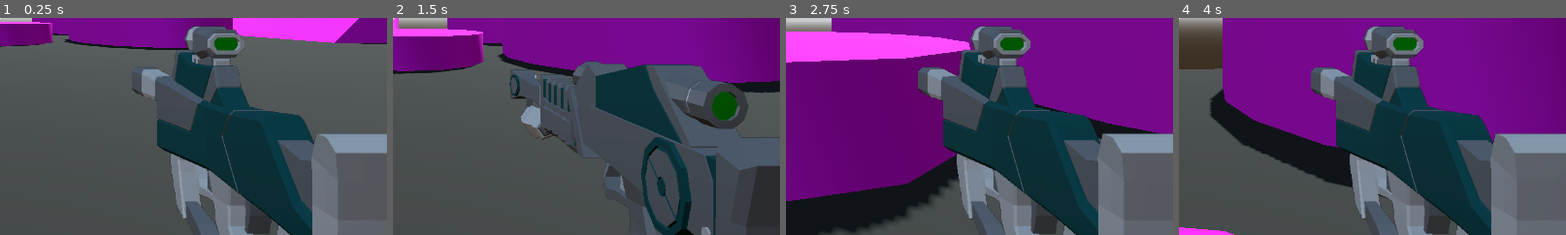
Above: before the commit, frames 1-4 (left to right).
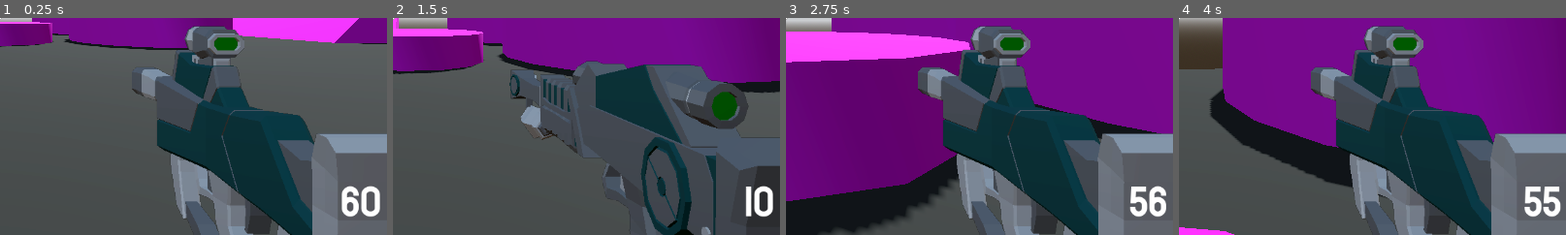
Above: after the commit, the same moments.

Repository: uj404/RoboRampage_FPSGodot
Game: Godot game, scene res://Levels/SandBox.tscn
Same seed, same stepped clock (60 frames per second), same inputs: the game is played once before the commit and once after it.
Inputs (mouse positions are % of the whole screen's width and height, from its top left):
- Up to frame 1 (0.25 s): no input
- Up to frame 2 (1.5 s): tap Enter at 0.5 s; move the mouse to (55, 50) at 0.52 s; press the mouse at (55, 50) at 0.53 s; hold W (move_forward) from 0.53 s (still down); tap Space (jump) at 0.77 s; tap 1 (weapon_1) at 0.8, 1.35 s; move the mouse to (45, 50) at 1.27 s; release the mouse at (45, 50) at 1.28 s
- Up to frame 3 (2.75 s): keep holding W (move_forward); tap Space (jump) at 1.52 s; tap 2 (weapon_2) at 1.55 s; move the mouse to (52, 48) at 2.02 s; hold 2 (weapon_2) from 2.03 s (still down); click (52, 48) at 2.3 s
- Up to frame 4 (4 s): keep holding W (move_forward); move the mouse to (49, 52) at 2.77 s; release 2 (weapon_2) at 2.78 s; click (49, 52) at 2.85 s; tap Space (jump) at 3.02, 3.77 s; tap 1 (weapon_1) at 3.05 s; move the mouse to (57, 51) at 3.52 s; hold Mouse wheel down (last_weapon) from 3.53 s (still down); tap 2 (weapon_2) at 3.8 s
The pictures show only the part of the screen within x 50-100%, y 50-100%; the shares and areas given below are measured in that part.

The runs differ from the first frame. In frame 1, 0.9% of the frame differs, in the area x 88-99%, y 77-92%; in frame 2, 0.7%; in frame 3, 0.9%; in frame 4, 0.9%.

Commit message:
ammo tracking, labels & pickups

Diff:
--- a/Levels/SandBox.tscn
+++ b/Levels/SandBox.tscn
@@ -4,6 +4,7 @@
 [ext_resource type="Material" uid="uid://kfy744f348gb" path="res://Levels/Materials/GrayMaterial.tres" id="1_r8rh2"]
 [ext_resource type="Material" uid="uid://chn0hdd3ssx50" path="res://Levels/Materials/PinkMaterial.tres" id="3_yawbu"]
 [ext_resource type="PackedScene" uid="uid://c26nqbn1jvr1n" path="res://Enemy/enemy.tscn" id="4_yawbu"]
+[ext_resource type="PackedScene" uid="uid://ctgrqsudug5ti" path="res://Pickups/pickup.tscn" id="5_bpqh8"]
 
 [sub_resource type="ProceduralSkyMaterial" id="ProceduralSkyMaterial_2b7vw"]
 sky_horizon_color = Color(0.66224277, 0.6717428, 0.6867428, 1)
@@ -263,3 +264,6 @@
 
 [node name="Enemy" parent="." unique_id=845951415 instance=ExtResource("4_yawbu")]
 transform = Transform3D(1, 0, 0, 0, 1, 0, 0, 0, 1, 13, 1, 8)
+
+[node name="Pickup" parent="." unique_id=663822267 instance=ExtResource("5_bpqh8")]
+transform = Transform3D(1, 0, 0, 0, 1, 0, 0, 0, 1, -6, 1, 0)
--- /dev/null
+++ b/Pickups/pickup.gd
@@ -0,0 +1,9 @@
+extends Area3D
+
+@export var ammo_type: AmmoHandler.ammo_type
+@export var amount: int = 20
+
+func _on_body_entered(body: Node3D) -> void:
+    if body.is_in_group("player"):
+        body.ammo_handler.add_ammo(ammo_type, amount)
+        queue_free()
--- /dev/null
+++ b/Pickups/pickup.tscn
@@ -0,0 +1,21 @@
+[gd_scene format=3 uid="uid://ctgrqsudug5ti"]
+
+[ext_resource type="Script" uid="uid://1kwmep1rjb50" path="res://Pickups/pickup.gd" id="1_0pywb"]
+
+[sub_resource type="BoxMesh" id="BoxMesh_j6dbu"]
+size = Vector3(0.5, 0.5, 0.5)
+
+[sub_resource type="SphereShape3D" id="SphereShape3D_j6dbu"]
+radius = 1.0
+
+[node name="Pickup" type="Area3D" unique_id=663822267]
+script = ExtResource("1_0pywb")
+
+[node name="AmmoMesh" type="MeshInstance3D" parent="." unique_id=13738821]
+transform = Transform3D(0.70710677, -0.70710677, 0, 0.49999997, 0.49999997, -0.70710677, 0.49999997, 0.49999997, 0.70710677, 0, 0, 0)
+mesh = SubResource("BoxMesh_j6dbu")
+
+[node name="CollisionShape3D" type="CollisionShape3D" parent="." unique_id=1317068882]
+shape = SubResource("SphereShape3D_j6dbu")
+
+[connection signal="body_entered" from="." to="." method="_on_body_entered"]
--- a/Player/WeaponHandler.gd
+++ b/Player/WeaponHandler.gd
@@ -21,6 +21,8 @@
 		if child == active_weapon:
 			child.visible = true
 			child.set_process(true)
+			child.ammo_handler.update_ammo_label(child.ammo_type)
+
 		else:
 			child.visible = false
 			child.set_process(false)
--- /dev/null
+++ b/Player/ammo_handler.gd
@@ -0,0 +1,29 @@
+extends Node
+class_name AmmoHandler
+
+@export var ammo_label: Label
+
+enum ammo_type {
+	BULLET,
+	SMALL_BULLET
+}
+
+var ammo_storage := {
+	ammo_type.BULLET: 10,
+	ammo_type.SMALL_BULLET: 60
+}
+
+func has_ammo(type: ammo_type) -> bool:
+	return ammo_storage[type] > 0
+
+func use_ammo(type: ammo_type) -> void:
+	if has_ammo(type):
+		ammo_storage[type] -= 1
+		update_ammo_label(type)
+
+func add_ammo(type: ammo_type, amount: int) -> void:
+	ammo_storage[type] += amount
+	update_ammo_label(type)
+
+func update_ammo_label(type: ammo_type) -> void:
+	ammo_label.text = str(ammo_storage[type])
--- a/Player/player.gd
+++ b/Player/player.gd
@@ -9,6 +9,7 @@
 @onready var camera_pivot: Node3D = $CameraPivot
 @onready var damage_animation_player: AnimationPlayer = $DamageTexture/DamageAnimationPlayer
 @onready var game_over_menu: Control = $GameOverMenu
+@onready var ammo_handler: Node = $SubViewportContainer/SubViewport/WeaponCamera/AmmoHandler
 
 var mouse_motion := Vector2.ZERO
 var hitpoints : int = max_hitpoints:
--- a/Player/player.tscn
+++ b/Player/player.tscn
@@ -7,14 +7,16 @@
 [ext_resource type="PackedScene" uid="uid://0mecb5mbamv1" path="res://Weapons/SMG.tscn" id="3_gwnis"]
 [ext_resource type="Script" uid="uid://bbxne7ng64vom" path="res://Player/WeaponHandler.gd" id="3_od3ui"]
 [ext_resource type="Texture2D" uid="uid://klbme5322fe4" path="res://Player/damage.png" id="5_k53q1"]
+[ext_resource type="Script" uid="uid://fsankl20ydga" path="res://Player/ammo_handler.gd" id="6_00tjw"]
 [ext_resource type="PackedScene" uid="uid://25mv5pges5v0" path="res://Player/game_over_menu.tscn" id="6_fhl08"]
+[ext_resource type="FontFile" uid="uid://d2ydctcobrcqu" path="res://assets/Staatliches/Staatliches-Regular.ttf" id="9_x3vf3"]
 
 [sub_resource type="CapsuleMesh" id="CapsuleMesh_hvfyp"]
 
 [sub_resource type="CapsuleShape3D" id="CapsuleShape3D_l8h54"]
 
 [sub_resource type="Animation" id="Animation_fhl08"]
-length = 0.001
+length = 1.0333333
 tracks/0/type = "value"
 tracks/0/imported = false
 tracks/0/enabled = true
@@ -74,6 +76,10 @@
 &"TakeDamage": SubResource("Animation_k53q1")
 }
 
+[sub_resource type="LabelSettings" id="LabelSettings_apopc"]
+font = ExtResource("9_x3vf3")
+font_size = 64
+
 [node name="Player" type="CharacterBody3D" unique_id=648875746 groups=["player"]]
 script = ExtResource("1_l8h54")
 
@@ -119,9 +125,16 @@
 weapon_1 = NodePath("Rifle")
 weapon_2 = NodePath("SMG")
 
-[node name="Rifle" parent="SubViewportContainer/SubViewport/WeaponCamera/WeaponHandler" unique_id=620903699 instance=ExtResource("3_fhl08")]
+[node name="Rifle" parent="SubViewportContainer/SubViewport/WeaponCamera/WeaponHandler" unique_id=620903699 node_paths=PackedStringArray("ammo_handler") instance=ExtResource("3_fhl08")]
+ammo_handler = NodePath("../../AmmoHandler")
 
-[node name="SMG" parent="SubViewportContainer/SubViewport/WeaponCamera/WeaponHandler" unique_id=69455344 instance=ExtResource("3_gwnis")]
+[node name="SMG" parent="SubViewportContainer/SubViewport/WeaponCamera/WeaponHandler" unique_id=69455344 node_paths=PackedStringArray("ammo_handler") instance=ExtResource("3_gwnis")]
+ammo_handler = NodePath("../../AmmoHandler")
+ammo_type = 1
+
+[node name="AmmoHandler" type="Node" parent="SubViewportContainer/SubViewport/WeaponCamera" unique_id=17345923 node_paths=PackedStringArray("ammo_label")]
+script = ExtResource("6_00tjw")
+ammo_label = NodePath("../../../../MarginContainer/AmmoLabel")
 
 [node name="CenterContainer" type="CenterContainer" parent="." unique_id=1844286387]
 anchors_preset = 15
@@ -151,5 +164,24 @@
 libraries/ = SubResource("AnimationLibrary_fhl08")
 autoplay = &"RESET"
 
+[node name="MarginContainer" type="MarginContainer" parent="." unique_id=2061302860]
+anchors_preset = 15
+anchor_right = 1.0
+anchor_bottom = 1.0
+grow_horizontal = 2
+grow_vertical = 2
+mouse_filter = 2
+theme_override_constants/margin_left = 8
+theme_override_constants/margin_top = 8
+theme_override_constants/margin_right = 8
+theme_override_constants/margin_bottom = 8
+
+[node name="AmmoLabel" type="Label" parent="MarginContainer" unique_id=912423473]
+layout_mode = 2
+size_flags_horizontal = 8
+size_flags_vertical = 8
+text = "999"
+label_settings = SubResource("LabelSettings_apopc")
+
 [node name="GameOverMenu" parent="." unique_id=146262174 instance=ExtResource("6_fhl08")]
 visible = false
--- a/Weapons/hitscan_weapon.gd
+++ b/Weapons/hitscan_weapon.gd
@@ -7,6 +7,8 @@
 @export var muzzle_flash : GPUParticles3D
 @export var sparks: PackedScene
 @export var automatic: bool
+@export var ammo_handler: AmmoHandler
+@export var ammo_type: AmmoHandler.ammo_type
 
 @onready var cooldown_timer : Timer = $CooldownTimer
 @onready var weapon_position : Vector3 = weapon_mesh.position
@@ -26,13 +28,15 @@
 	weapon_mesh.position = weapon_mesh.position.lerp(weapon_position, delta * 10.0)
 
 func shoot() -> void:
-	muzzle_flash.restart()
-	cooldown_timer.start(1.0 / fire_rate)
-	var collider = ray_cast_3d.get_collider()
-	printt("weapon fired!", ray_cast_3d.get_collider())
-	weapon_mesh.position.z += recoil
-	if collider is Enemy:
-		collider.hitpoints -= weapon_damage
-	var spark = sparks.instantiate()
-	add_child(spark)
-	spark.global_position = ray_cast_3d.get_collision_point()
+	if ammo_handler.has_ammo(ammo_type):
+		ammo_handler.use_ammo(ammo_type)
+		muzzle_flash.restart()
+		cooldown_timer.start(1.0 / fire_rate)
+		var collider = ray_cast_3d.get_collider()
+		printt("weapon fired!", ray_cast_3d.get_collider())
+		weapon_mesh.position.z += recoil
+		if collider is Enemy:
+			collider.hitpoints -= weapon_damage
+		var spark = sparks.instantiate()
+		add_child(spark)
+		spark.global_position = ray_cast_3d.get_collision_point()
Not shown, added: Pickups/pickup.gd.uid
Not shown, added: Player/ammo_handler.gd.uid
Not shown, changed: README.md
